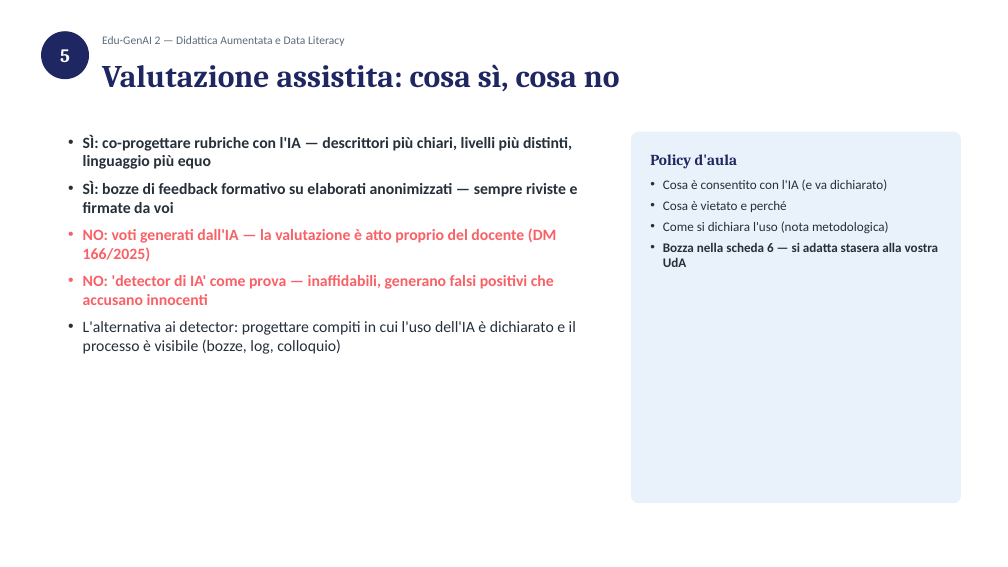
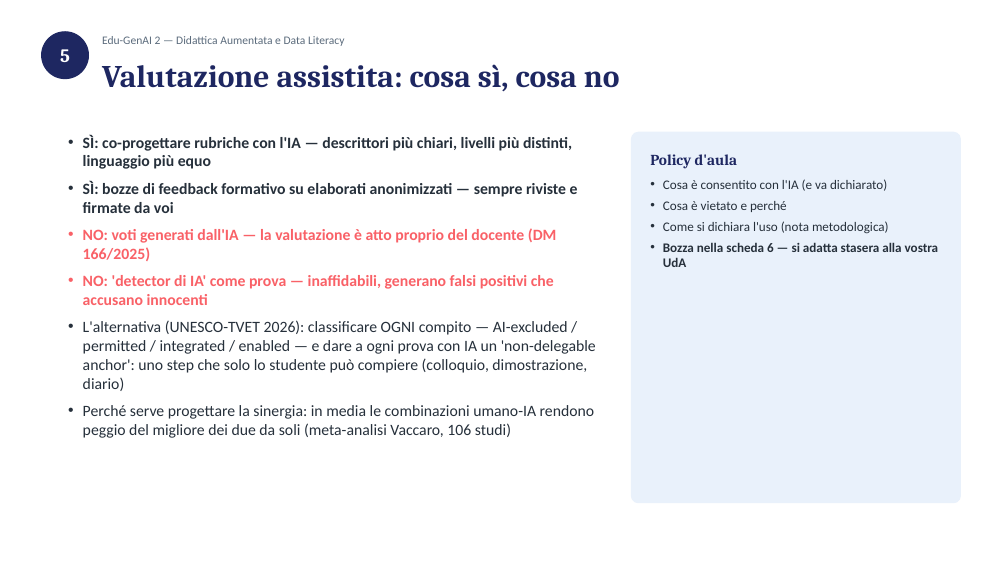
Before and after one commit to sabatinifrancesca75-hue/consulente-commerciale, a slide deck: slide 7 of progetto-snodi/corsi/edu-genai-2/incontri/05-data-literacy-valutazione.pptx. Drawn at 1008x567 pixels with LibreOffice and Linux fonts; fonts in the diff are those of the drawing. Boxes give left, top, right and bottom in pixels: in the first picture for what was removed or moved away, otherwise in the second. Text is boxed around its words. In the diff, an @@ line names an element or a change of style, - is before the commit and + after.

```diff
--- a/progetto-snodi/corsi/edu-genai-2/incontri/05-data-literacy-valutazione.pptx
+++ b/progetto-snodi/corsi/edu-genai-2/incontri/05-data-literacy-valutazione.pptx
@@ text at [83,320,596,438]: text changed @@
-• L'alternativa ai detector: progettare compiti in cui l'uso dell'IA è dichiarato e il processo è visibile (bozze, log, colloquio)
+• L'alternativa (UNESCO-TVET 2026): classificare OGNI compito — AI-excluded / permitted / integrated / enabled — e dare a ogni prova con IA un 'non-delegable anchor': uno step che solo lo studente può compiere (colloquio, dimostrazione, diario)
+• Perché serve progettare la sinergia: in media le combinazioni umano-IA rendono peggio del migliore dei due da soli (meta-analisi Vaccaro, 106 studi)
```
Also in this commit, not shown: 1 other slide changed, 1 slide added, 6 other files.
